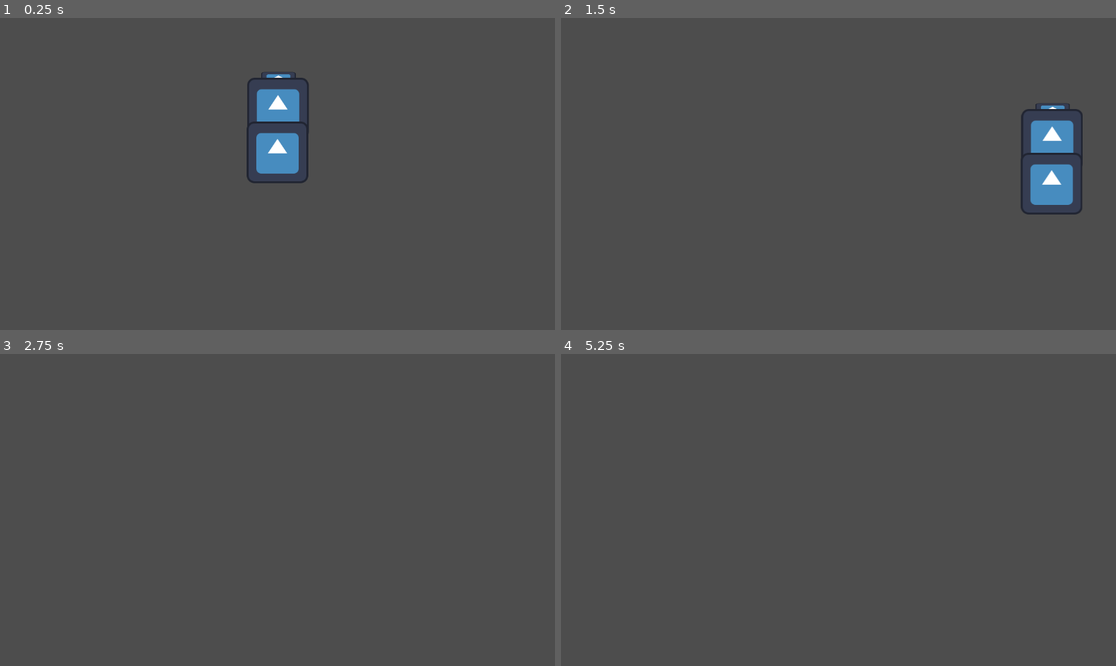
Above: before the commit, frames 1-4 (two rows, left to right).
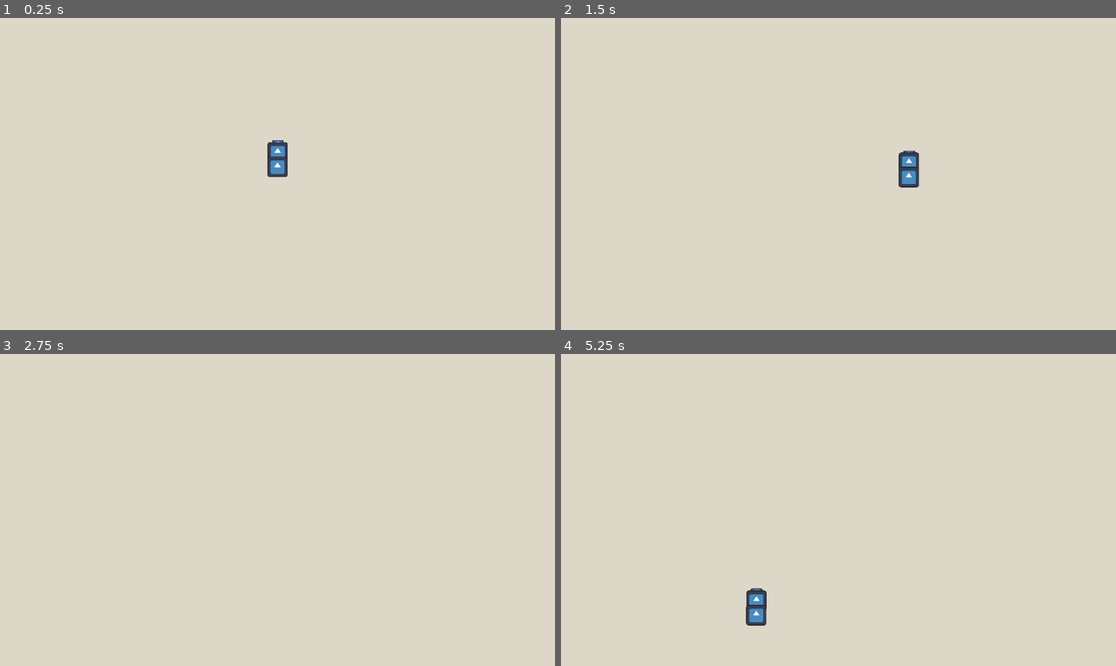
Above: after the commit, the same moments.

Repository: Mkath1423/uw-gdc-w26-game-jam
Game: Godot game, scene res://core/screens/start.tscn
Two runs of this game, one before a commit and one after it. Both use one fixed random seed, a clock stepped at 60 frames per second and the inputs below. The engine's default icon, where the game draws it, is replaced by a stand-in: a white triangle on a blue panel in a dark square.
Inputs:
- Up to frame 1 (0.25 s): no input
- Up to frame 2 (1.5 s): tap Enter at 0.5 s; hold D (right) 0.53-1.28 s; hold S (down) from 1.28 s (still down)
- Up to frame 3 (2.75 s): release S (down) at 2.03 s; hold D (right) from 2.03 s (still down)
- Up to frame 4 (5.25 s): tap Space at 2.75 s; release D (right) at 2.78 s; hold W (up) 2.78-3.53 s; tap Enter at 3.5 s; hold A (left) 3.53-5.03 s; hold S (down) from 5.03 s (still down)

The runs differ from the first frame. In frame 1, 100% of the frame differs, in the area x 0-100%, y 0-100%; in frame 2, 100%; in frame 3, 100%; in frame 4, 100%.

Commit message:
moveing computers

Diff:
--- a/fitting-in/core/autoloads/game_state.gd
+++ b/fitting-in/core/autoloads/game_state.gd
@@ -2,6 +2,8 @@
 
 var stress : float = 0
 var max_stress : float = 100
+
+var sem_is_stressed : int = 0
 
 signal stress_updated
 signal stress_limit_reached
@@ -16,6 +18,19 @@
     if stress > max_stress:
         stress_limit_reached.emit()
 
+    stress = clamp(stress, 0, INF)
+
+func set_stressed():
+    sem_is_stressed += 1
+    stress_updated.emit()
+
+func unset_stressed():
+    sem_is_stressed -= 1
+    stress_updated.emit()
+
+func is_stressed():
+    return sem_is_stressed > 0
+
 func reset():
     stress = 0
     max_stress = 100
--- a/fitting-in/levels/testing/testing.tscn
+++ b/fitting-in/levels/testing/testing.tscn
@@ -12,6 +12,7 @@
 y_sort_enabled = true
 
 [node name="Camera2D" type="Camera2D" parent="." unique_id=843127577]
+zoom = Vector2(0.33, 0.33)
 
 [node name="Walls" type="StaticBody2D" parent="." unique_id=1654547717]
 
--- a/fitting-in/project.godot
+++ b/fitting-in/project.godot
@@ -56,3 +56,4 @@
 rendering_device/driver.windows="d3d12"
 renderer/rendering_method="gl_compatibility"
 renderer/rendering_method.mobile="gl_compatibility"
+environment/defaults/default_clear_color=Color(0.86338186, 0.84355056, 0.7818969, 1)
--- /dev/null
+++ b/fitting-in/ui/outfit_selector/outfit_selector.tscn
@@ -0,0 +1,20 @@
+[gd_scene format=3 uid="uid://34poimboyebg"]
+
+[ext_resource type="PackedScene" uid="uid://d3t171i1ujoch" path="res://ui/outfit_selector/slot_selector.tscn" id="1_fibnn"]
+
+[node name="OutfitSelector" type="Control" unique_id=1966878986]
+layout_mode = 3
+anchors_preset = 0
+
+[node name="Panel" type="Panel" parent="." unique_id=1153710392]
+layout_mode = 0
+offset_right = 291.0
+offset_bottom = 239.0
+
+[node name="VBoxContainer" type="VBoxContainer" parent="Panel" unique_id=750100402]
+layout_mode = 0
+offset_right = 40.0
+offset_bottom = 40.0
+
+[node name="HBoxContainer" parent="Panel/VBoxContainer" unique_id=2133742375 instance=ExtResource("1_fibnn")]
+layout_mode = 2
--- /dev/null
+++ b/fitting-in/ui/outfit_selector/slot_selector.tscn
@@ -0,0 +1,17 @@
+[gd_scene format=3 uid="uid://d3t171i1ujoch"]
+
+[ext_resource type="Texture2D" uid="uid://kmrrub2yc87s" path="res://icon.svg" id="1_agl2j"]
+
+[node name="slot_selector" type="HBoxContainer" unique_id=2133742375]
+
+[node name="left" type="TextureButton" parent="." unique_id=786201201]
+layout_mode = 2
+texture_normal = ExtResource("1_agl2j")
+
+[node name="TextureRect" type="TextureRect" parent="." unique_id=750514907]
+layout_mode = 2
+texture = ExtResource("1_agl2j")
+
+[node name="right" type="TextureButton" parent="." unique_id=1689162581]
+layout_mode = 2
+texture_normal = ExtResource("1_agl2j")
